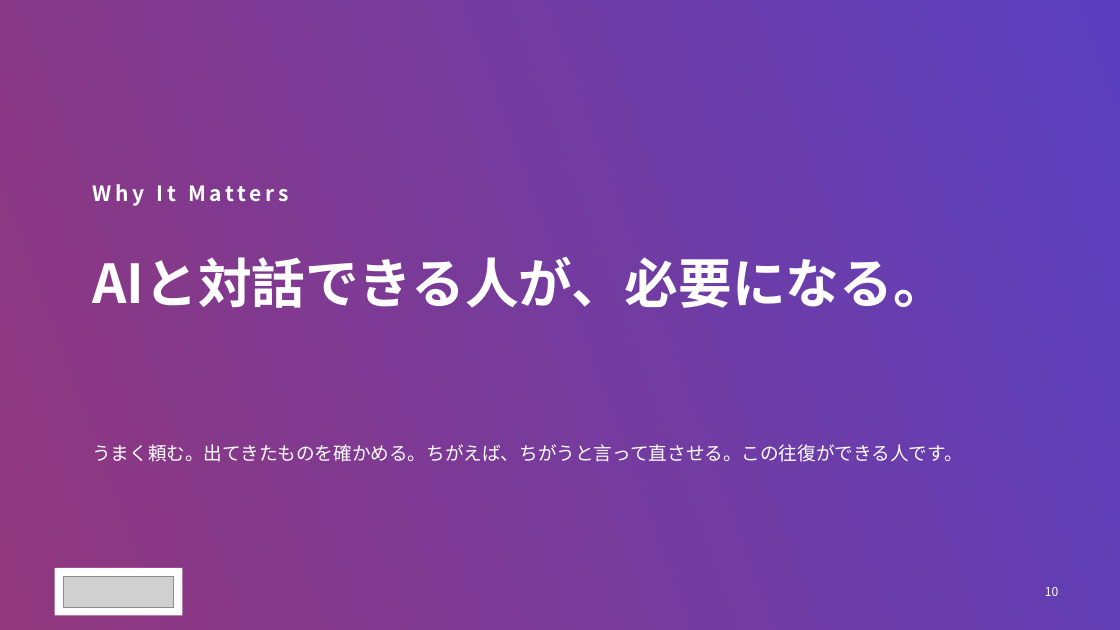
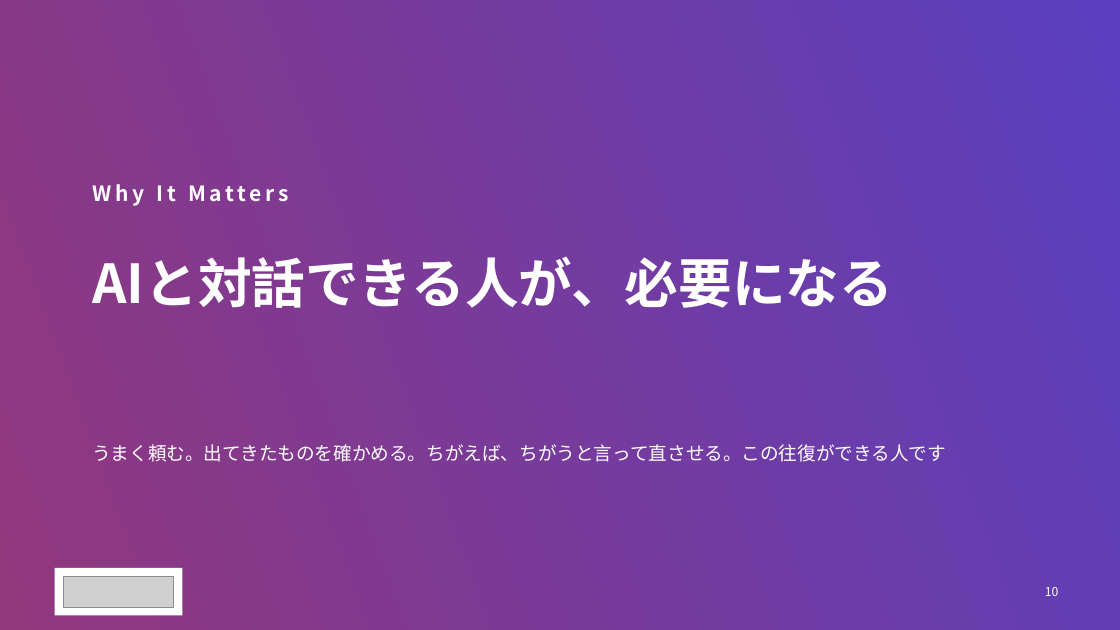
Before and after one commit to yutakaJssst/narashino-visit-1, a slide deck: slide 10 of slides/nichinara20260908.pptx. Drawn at 1120x630 pixels with LibreOffice and Linux fonts; fonts in the diff are those of the drawing; grey boxes stand for pictures. Boxes give left, top, right and bottom in pixels: in the first picture for what was removed or moved away, otherwise in the second. Text is boxed around its words. In the diff, an @@ line names an element or a change of style, - is before the commit and + after.

```diff
--- a/slides/nichinara20260908.pptx
+++ b/slides/nichinara20260908.pptx
@@ text at bbox=[92, 257, 893, 308]: text changed @@
-AIと対話できる人が、必要になる。
+AIと対話できる人が、必要になる
@@ text at bbox=[92, 444, 946, 462]: text changed @@
-うまく頼む。出てきたものを確かめる。ちがえば、ちがうと言って直させる。この往復ができる人です。
+うまく頼む。出てきたものを確かめる。ちがえば、ちがうと言って直させる。この往復ができる人です
```
Also in this commit, not shown: 15 other slides changed, 2 other files.
